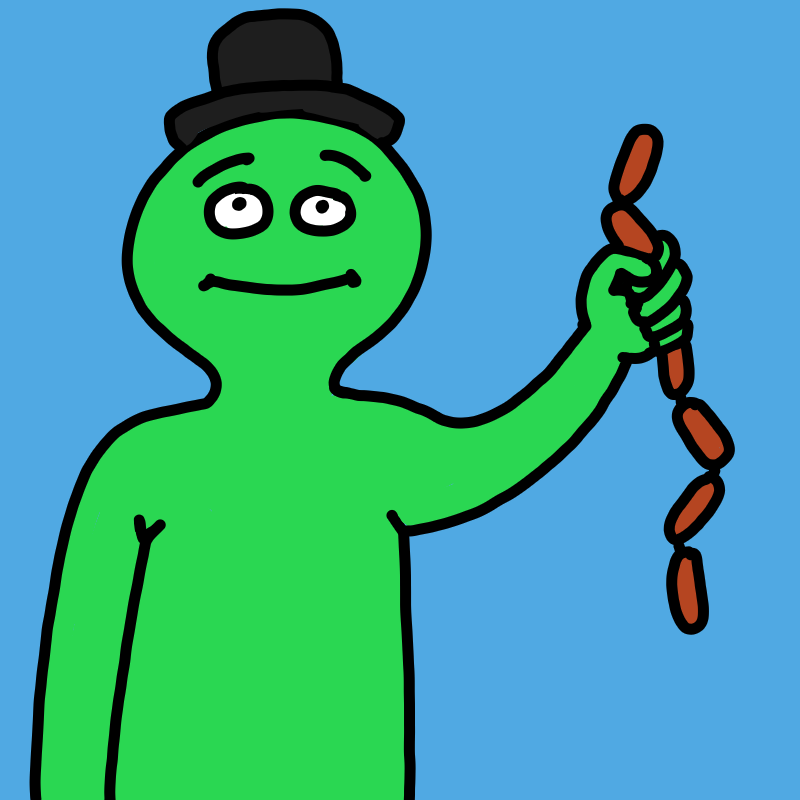
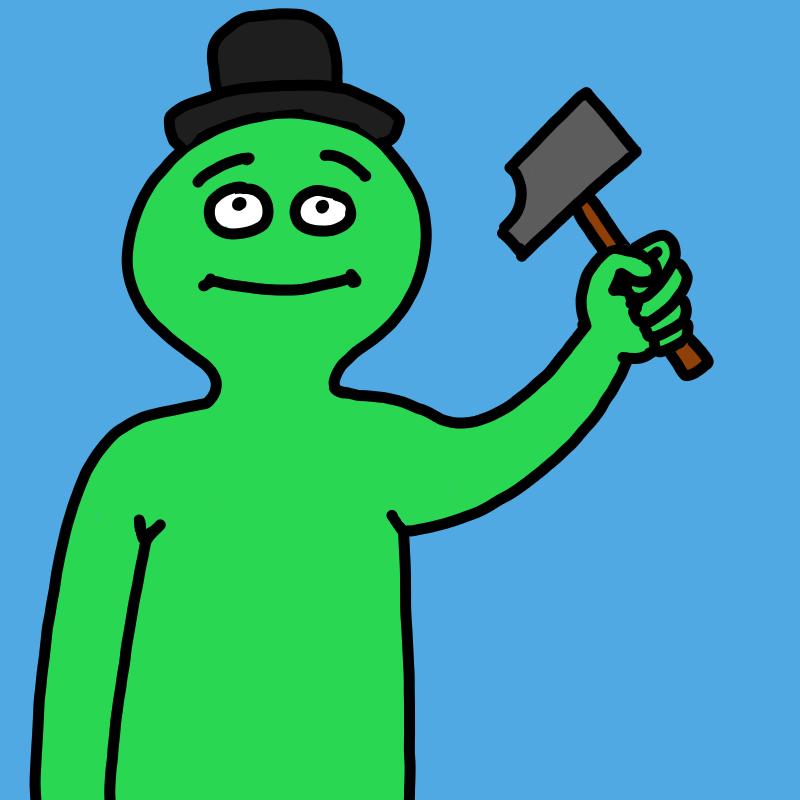
Layer changes from the first 800x800 image to the second:
added layer "hammer[1]#arm:up" in group "tool" over [497, 87, 735, 448]
hid "sausage[2]#arm:up" over [576, 87, 735, 635]
